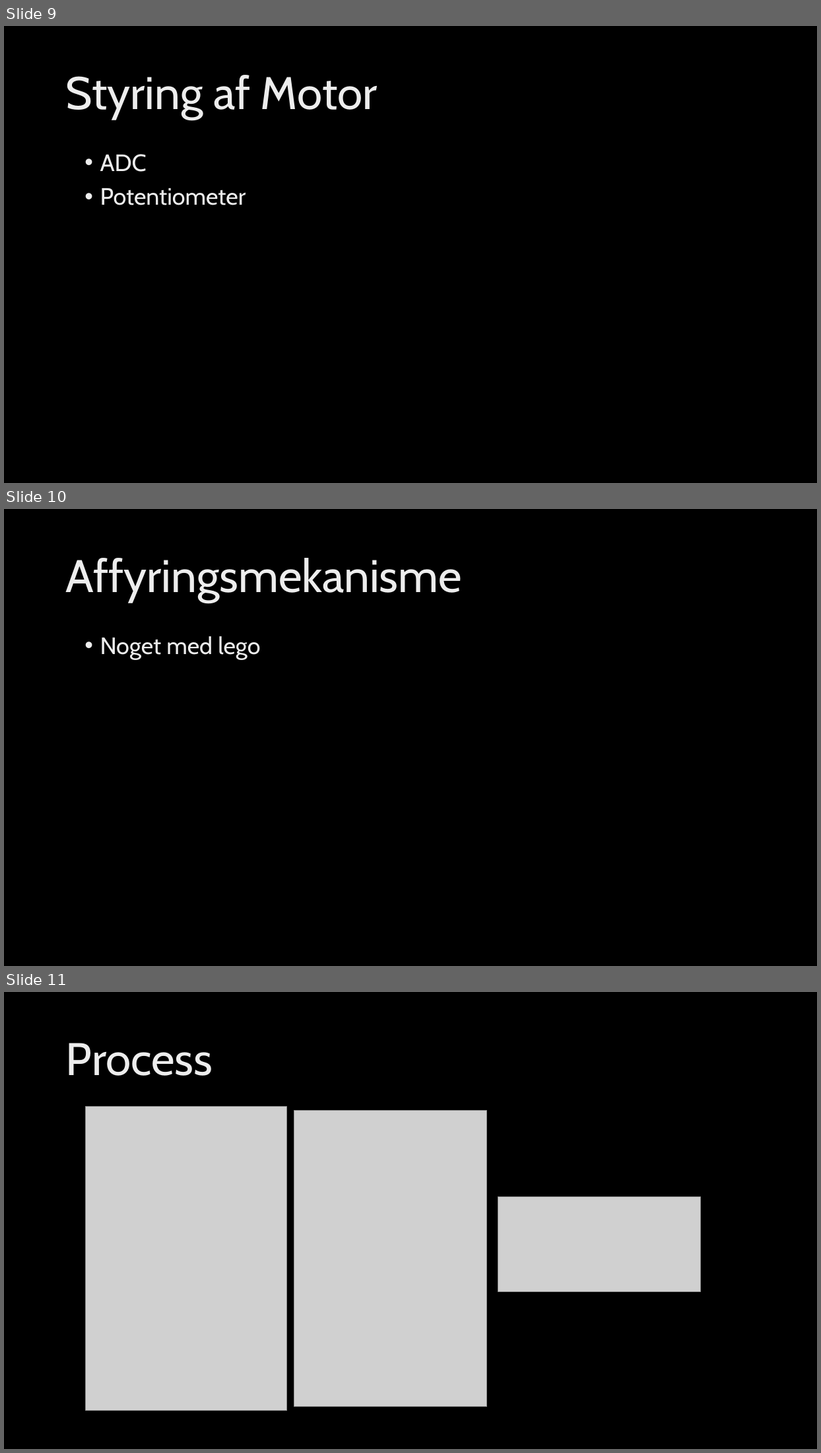
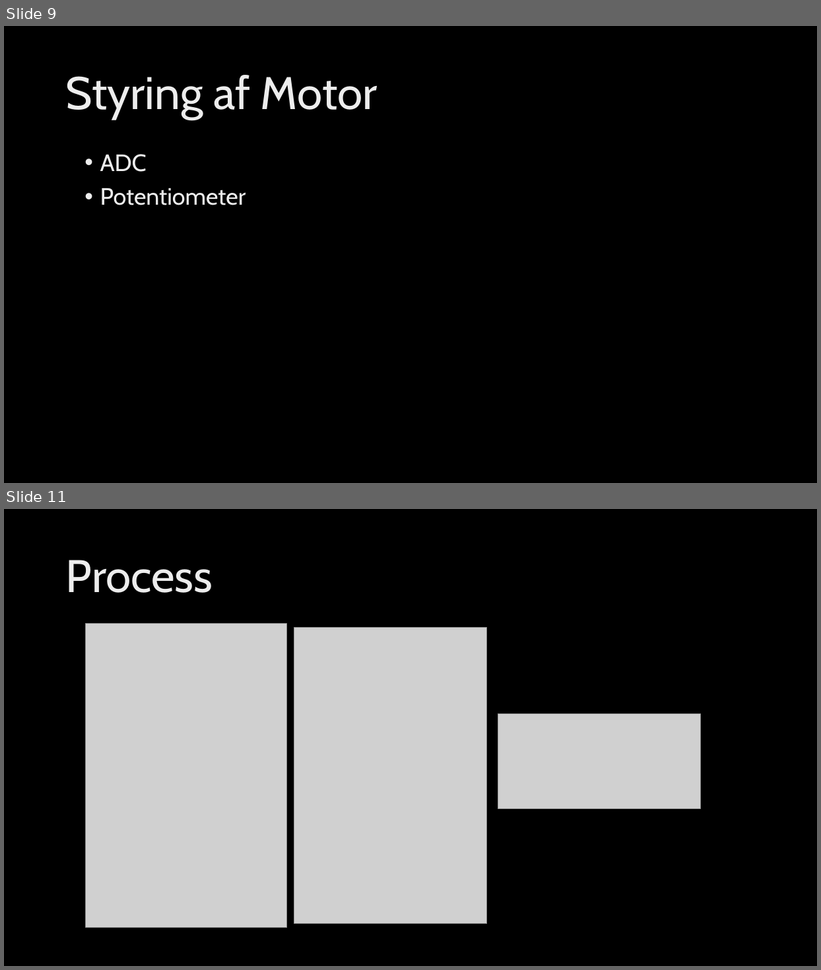
Before and after one commit to CodingBeagle/IHA_3_Semester_Project, a slide deck: Review/GoofyCandygun3000.pptx. Shown one above the other, each under a label of ours: slides 9, 10 and 11 before the commit, slides 9 and 11 after it; the slides between them are not shown. The pictures are 821x1453 and 821x970 pixels, drawn with LibreOffice and Linux fonts; fonts in the diff are those of the drawing; grey boxes stand for pictures; background and template pictures are left out. Boxes give left, top, right and bottom in pixels: in the first picture for what was removed or moved away, otherwise in the second. Text is boxed around its words. In the diff, an @@ line names an element or a change of style, - is before the commit and + after.

```diff
--- a/Review/GoofyCandygun3000.pptx
+++ b/Review/GoofyCandygun3000.pptx
@@ slide 10 removed at (4, 509, 817, 966), background picture (left out) @@
@@ title removed at (66, 558, 462, 602) @@
-Affyringsmekanisme
@@ text removed at (100, 636, 260, 659) @@
-• Noget med lego
```
Also in this commit, not shown: 1 slide added, 2 other files.
